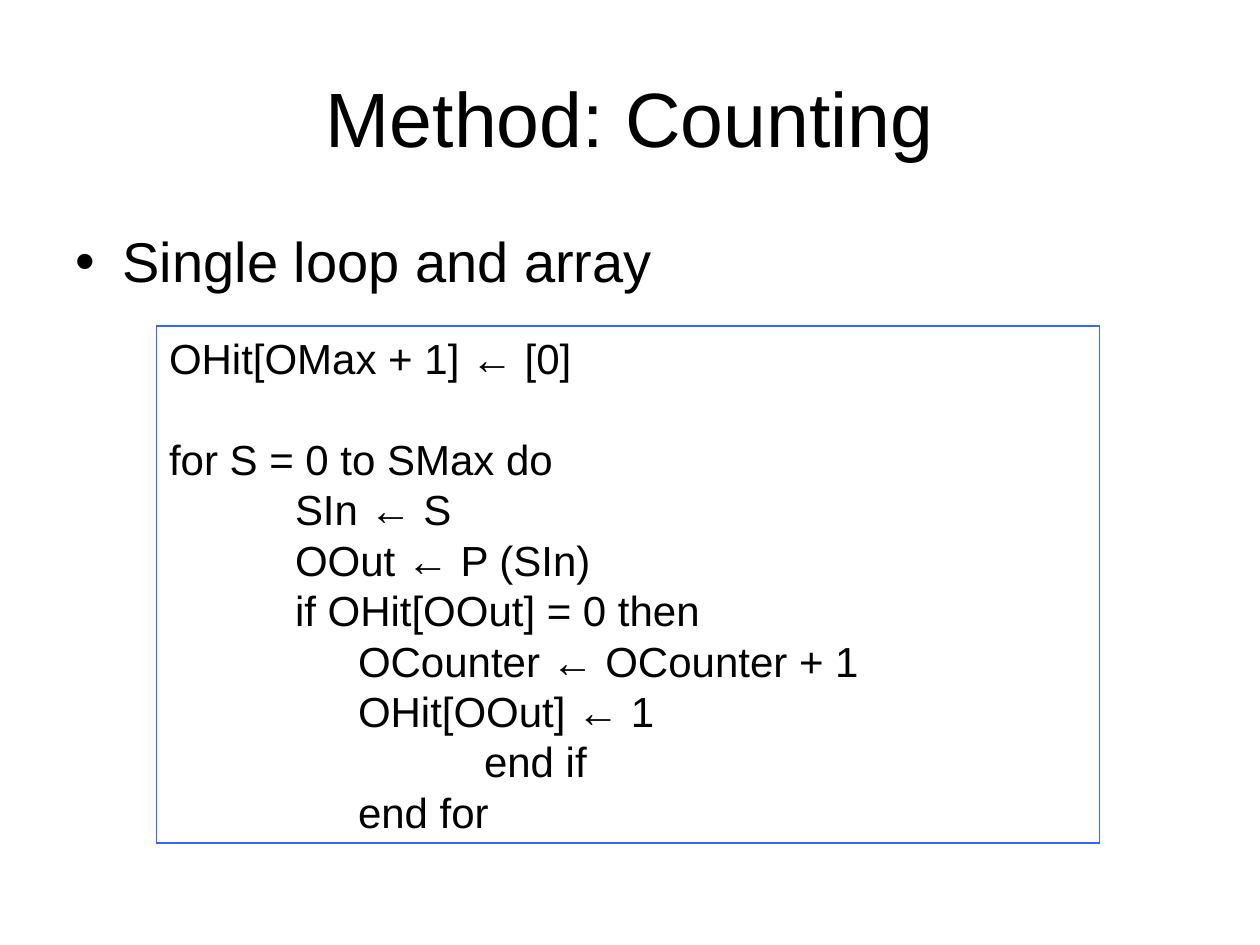
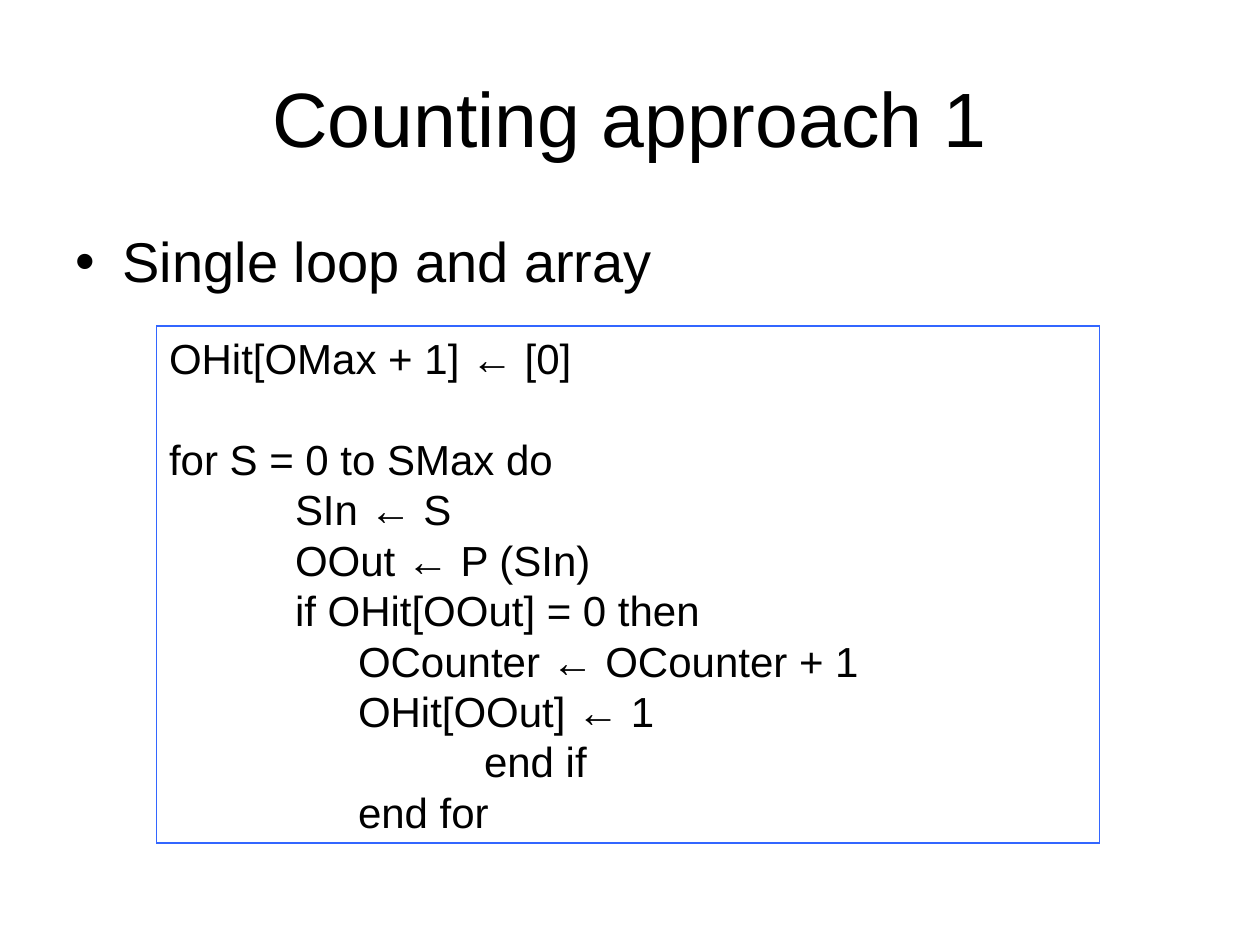
Before and after one commit to chenjiia/Thesis, a slide deck: slide 9 of thesis_presentation/presentation.ppt (slide 8 before the commit). Drawn at 1260x945 pixels with LibreOffice and Linux fonts; fonts in the diff are those of the drawing. Boxes give left, top, right and bottom in pixels: in the first picture for what was removed or moved away, otherwise in the second. Text is boxed around its words. In the diff, an @@ line names an element or a change of style, - is before the commit and + after.

```diff
--- a/thesis_presentation/presentation.ppt
+++ b/thesis_presentation/presentation.ppt
@@ title at (272,91,987,162): text changed @@
-Method: Counting
+Counting approach 1
```
Also in this commit, not shown: 14 other slides changed, 4 slides added, 1 slide removed.
